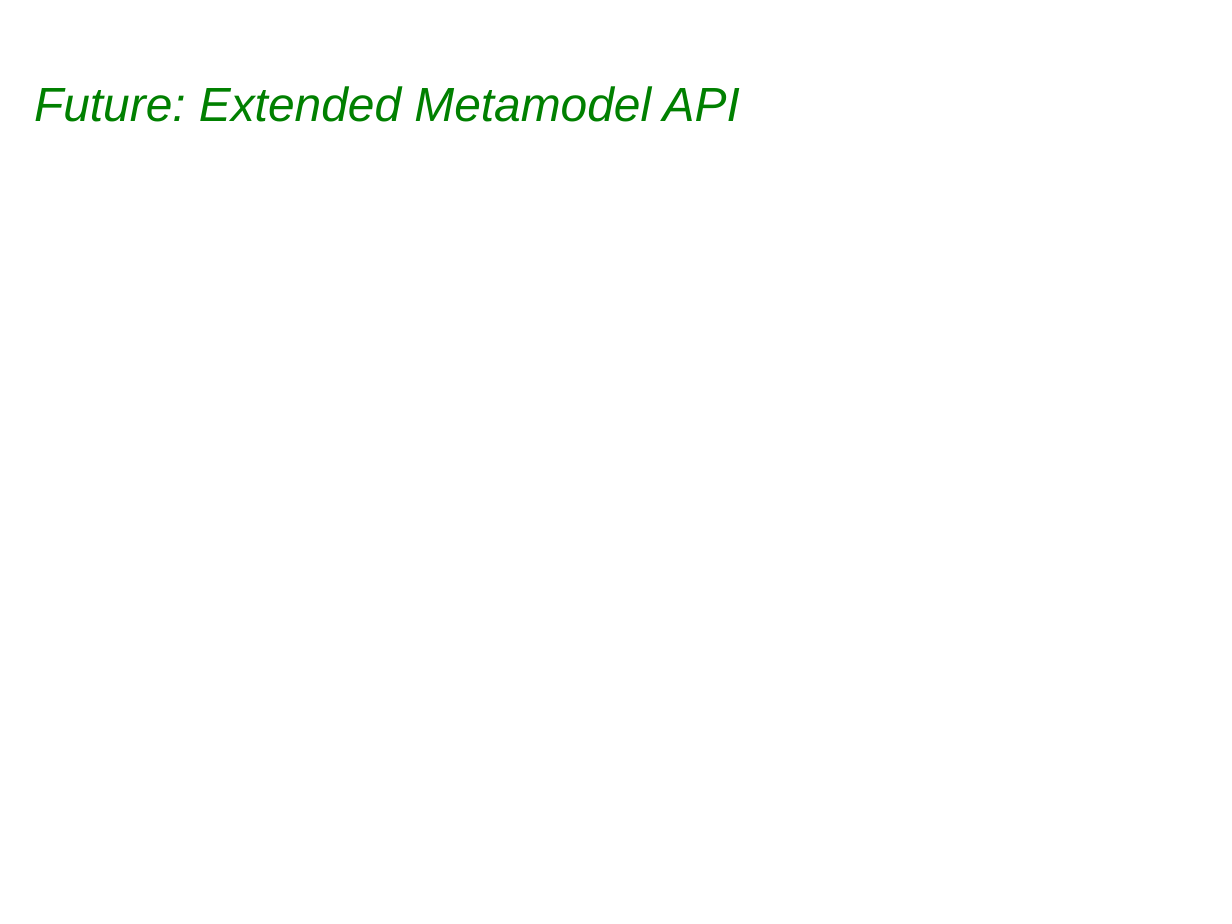
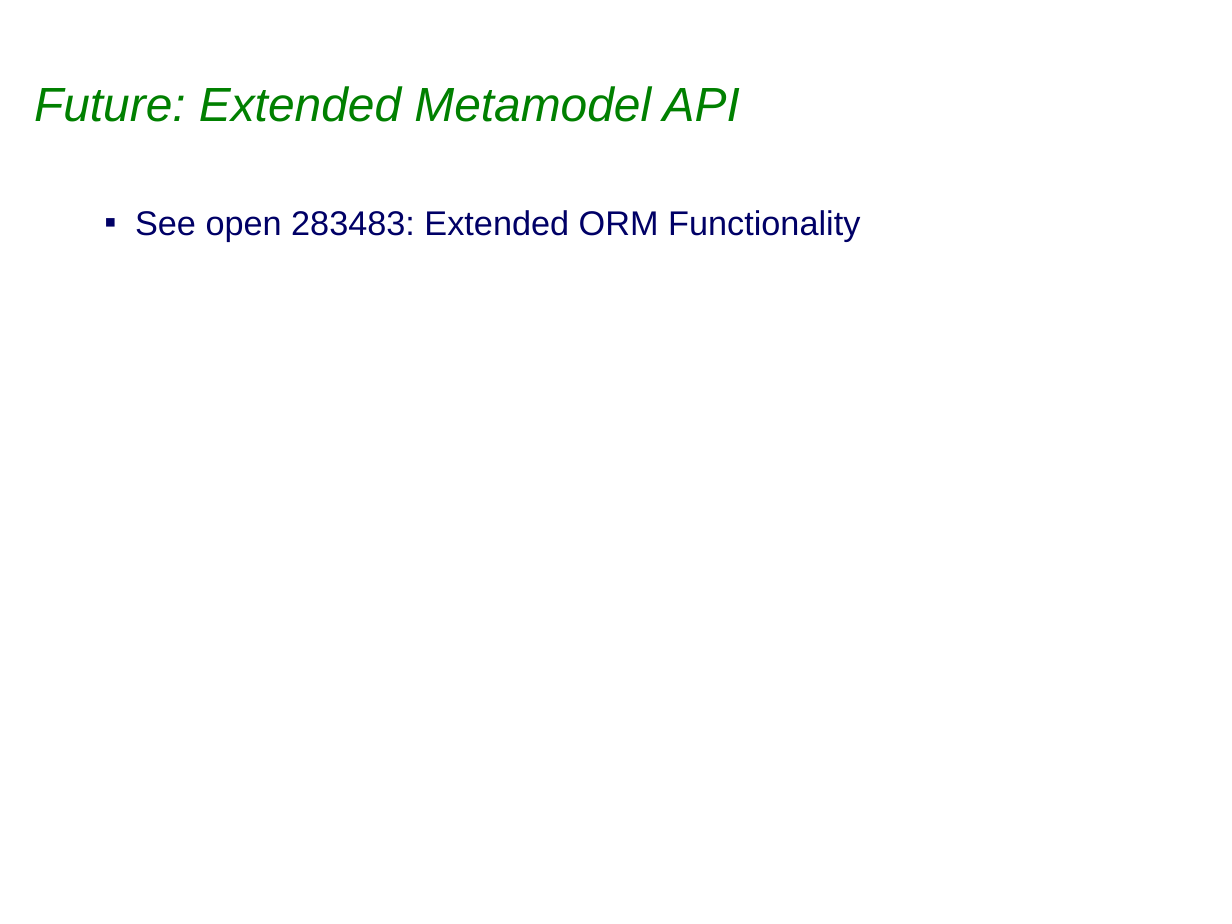
Before and after one commit to sabineheider/incubator, a slide deck: slide 28 of summit-2010/EclipseLink_JPA2_Metamodel.ppt (slide 25 before the commit). Drawn at 1232x924 pixels with LibreOffice and Linux fonts; fonts in the diff are those of the drawing; background and template pictures are left out. Boxes give left, top, right and bottom in pixels: in the first picture for what was removed or moved away, otherwise in the second. Text is boxed around its words. In the diff, an @@ line names an element or a change of style, - is before the commit and + after.

Commit message:
312854: EclipseLink Summit 2010 : Metamodel API PPT initial rough draft submission 2 http://wiki.eclipse.org/EclipseLink/Development/Summit/Topics#JPA_2.0 - I will be updating this PPT over the next 24 hours with a couple more versions as the demo is worked out

```diff
--- a/summit-2010/EclipseLink_JPA2_Metamodel.ppt
+++ b/summit-2010/EclipseLink_JPA2_Metamodel.ppt
@@ text added at box(135, 210, 860, 242), 20 pt, text #000066 @@
+▪ See open 283483: Extended ORM Functionality
```
Also in this commit, not shown: 5 other slides changed, 3 slides added.
